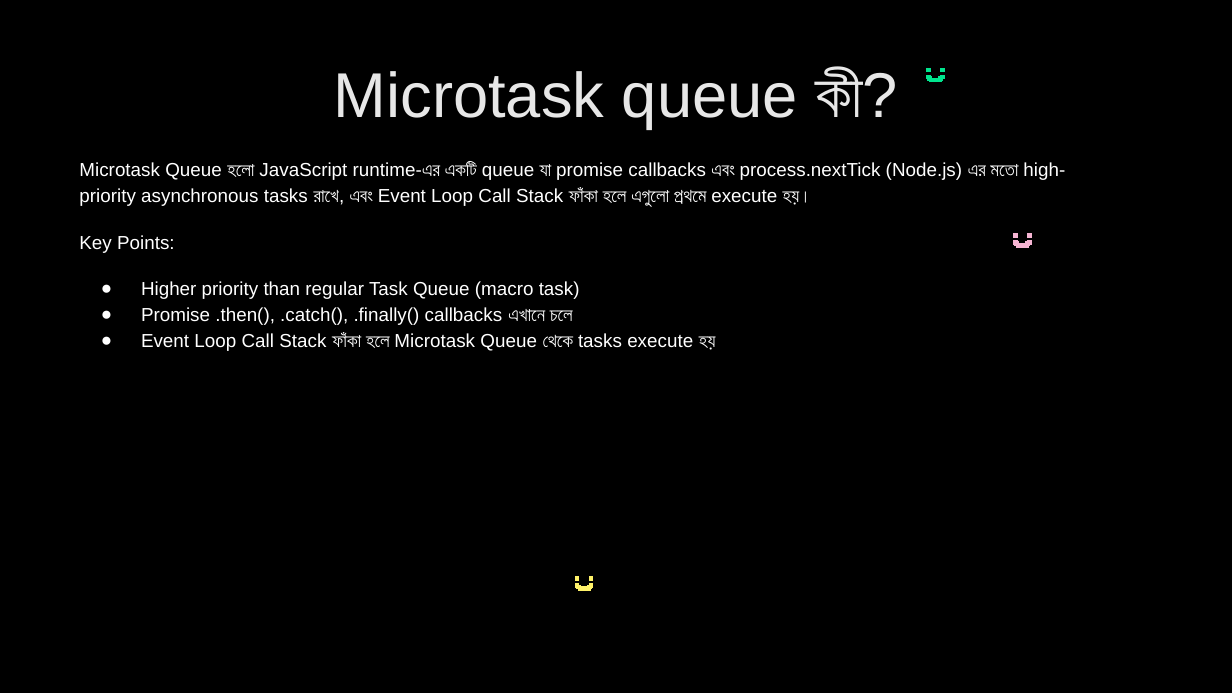
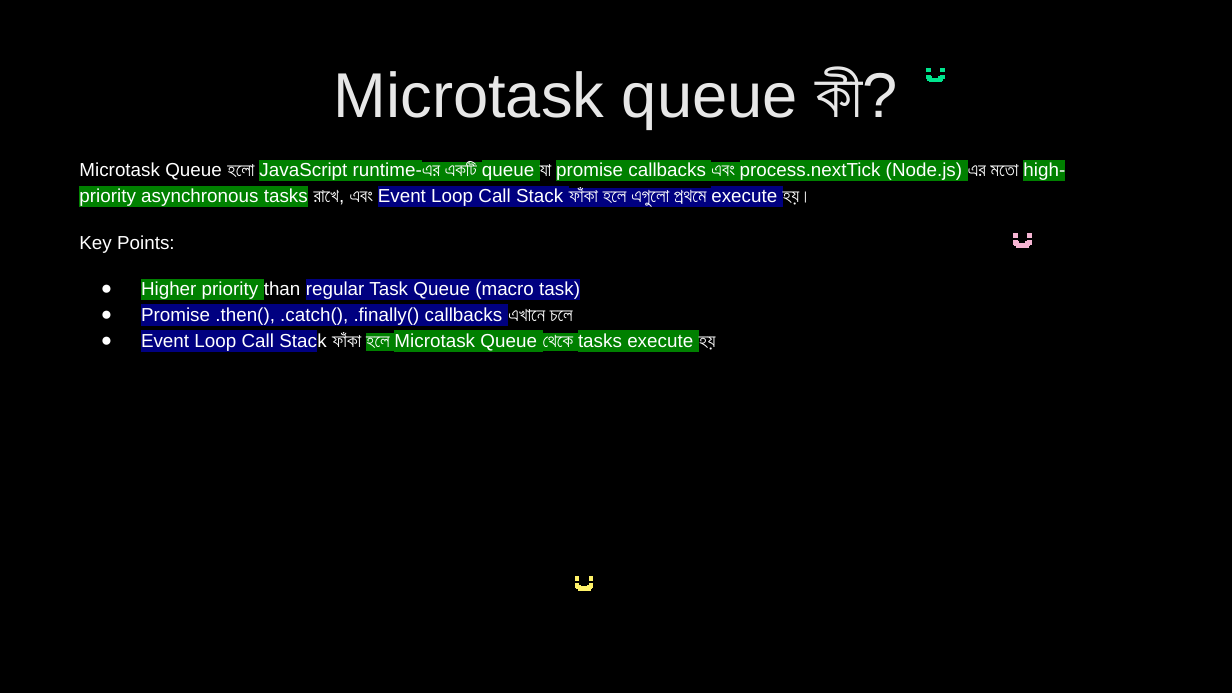
Before and after one commit to nabila-nuzhat/class-js, a slide deck: slide 40 of Interview Question JavaScript_HIGHLIGHTED.pptx. Drawn at 1232x693 pixels with LibreOffice and Linux fonts; fonts in the diff are those of the drawing. Boxes give left, top, right and bottom in pixels: in the first picture for what was removed or moved away, otherwise in the second. Text is boxed around its words. In the diff, an @@ line names an element or a change of style, - is before the commit and + after.

```diff
--- a/Interview Question JavaScript_HIGHLIGHTED.pptx
+++ b/Interview Question JavaScript_HIGHLIGHTED.pptx
@@ text at (x1=79, y1=162, x2=1065, y2=354): highlight none to #008000 in "JavaScript runtime-এর একটি queue promise callbacks এবং ...", "Higher priority", "হলে Microtask Queue থেকে tasks execute"; highlight none to #000080 in "Event Loop Call Stack ফাঁকা হলে এগুলো ...", "regular Task Queue (macro task)", "Promise .then(), .catch(), .finally() callbacks", "Event Loop Call Stack" @@
```
Also in this commit, not shown: 5 other slides changed, 2 slides added, 2 other files.
